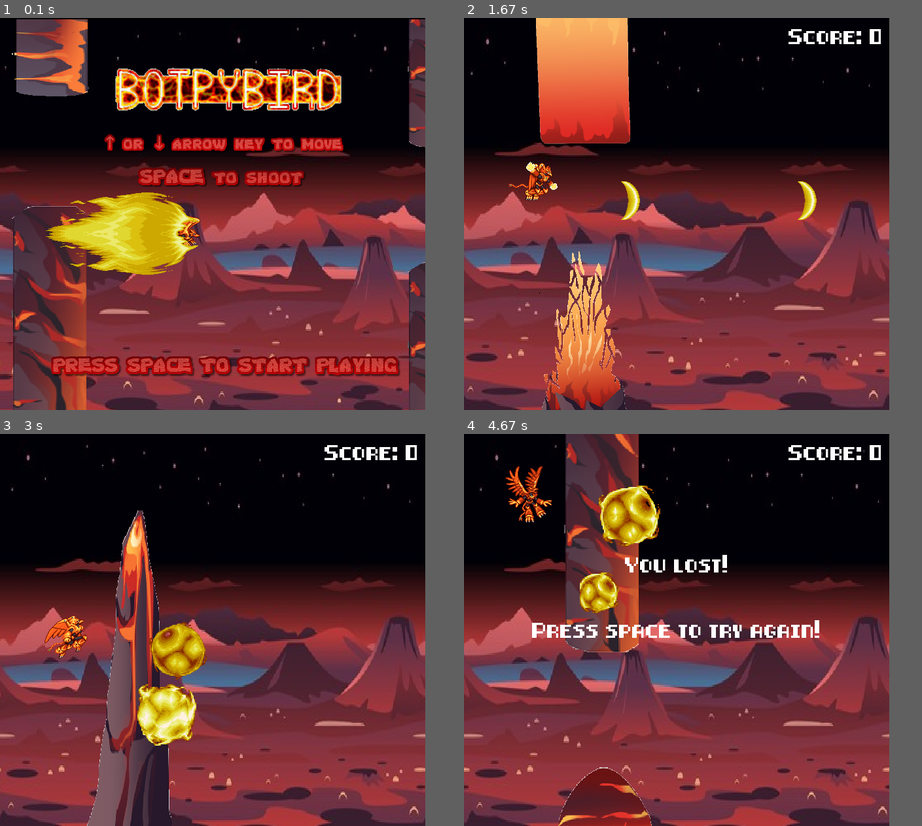
Above: before the commit, frames 1-4 (two rows, left to right).
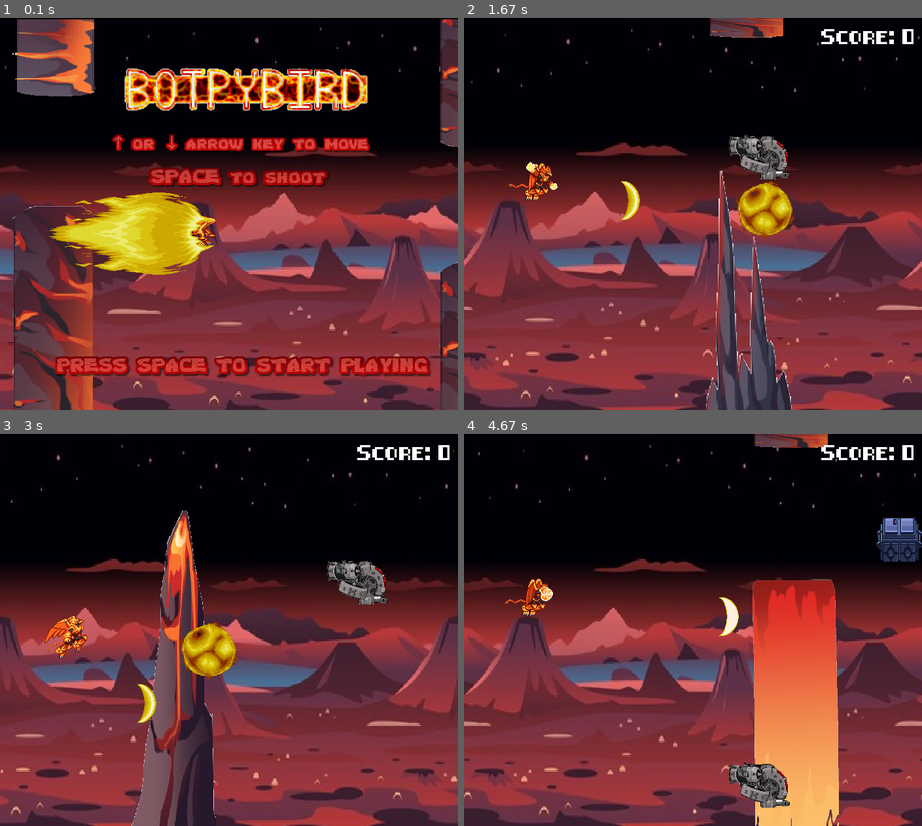
Above: after the commit, the same moments.

Repository: tuannm151/Botpybird---Pygame
Game: pygame game, started from botpybird.py
Same seed, same stepped clock (60 frames per second), same inputs: the game is played once before the commit and once after it.
Inputs:
- Up to frame 1 (0.1 s): no input
- Up to frame 2 (1.67 s): tap Enter at 0.33 s; hold Space 0.67-1.13 s; hold Up 0.67-1.13 s; hold Enter 1.17-1.63 s; tap Space at 1.23, 1.53 s
- Up to frame 3 (3 s): hold Up 1.67-2.13 s; tap Space at 1.73, 2.03, 2.57, 2.9 s; tap Enter at 2.17 s; hold Down 2.5-2.8 s; hold Up from 2.83 s (still down)
- Up to frame 4 (4.67 s): release Up at 3.2 s; tap Enter at 3.23 s; hold Down 3.57-3.93 s; tap Space at 3.63, 4.03, 4.37 s; hold Up 3.97-4.27 s; hold Enter from 4.3 s (still down)
In our replay, the window is 650x600 before the commit and 700x600 after it. These sizes can differ from the game's own. Grey fills any space a smaller window leaves; there, only what the larger window draws over its background counts as a difference.

The runs differ from the first frame. In frame 1, 33% of the frame differs, in the area x 2-100%, y 0-100%; in frame 2, 42%; in frame 3, 36%; in frame 4, 48%, in the area x 0-100%, y 0-100%.

Commit message:
Added enemy

Diff:
--- a/botpybird.py
+++ b/botpybird.py
@@ -3,6 +3,7 @@
 from modules.Player import Player
 from modules.Obstacle import Obstacle
 from modules.Projectile import Projectile
+from modules.Enemy import Enemy
 from modules.Item import Item
 from modules.bgm import *
 import pygame
@@ -14,7 +15,7 @@
 STAT_FONT = pygame.font.Font("8-bit-pusab.ttf", 20)
 
 
-def draw_window(win, player, bg_pos, obstacles, projectiles, items, score, gameover):
+def draw_window(win, player, bg_pos, obstacles, projectiles, items, enemy, score, gameover, gamewin):
     win.fill((0, 0, 0))
     win.blit(BG_IMG, (bg_pos, 0))
     win.blit(BG_IMG, (WIN_WIDTH+bg_pos, 0))
@@ -28,6 +29,9 @@
         item.move()
         item.render(win)
 
+    enemy.update(player.getY(), player.y)
+    enemy.render(win)
+
     text = STAT_FONT.render("Score: " + str(score), 1, (255, 255, 255))
     win.blit(text, (WIN_WIDTH - 10 - text.get_width(), 10))
 
@@ -37,7 +41,17 @@
         win.blit(text, text_rect)
 
         text = STAT_FONT.render(
-            "Press space to try again!", True, (255, 255, 255))
+            "Press enter to try again!", True, (255, 255, 255))
+        text_rect = text.get_rect(center=(WIN_WIDTH/2, WIN_HEIGHT/2))
+        win.blit(text, text_rect)
+
+    if(gamewin):
+        text = STAT_FONT.render("You win!", True, (255, 255, 255))
+        text_rect = text.get_rect(center=(WIN_WIDTH/2, WIN_HEIGHT/2-100))
+        win.blit(text, text_rect)
+
+        text = STAT_FONT.render(
+            "Press enter to play again!", True, (255, 255, 255))
         text_rect = text.get_rect(center=(WIN_WIDTH/2, WIN_HEIGHT/2))
         win.blit(text, text_rect)
 
@@ -56,6 +70,7 @@
     score = 0
     projectiles = []
     items = []
+    enemy = Enemy(1000)
     last_spawn = 0
     boost_time = 150
     boost_time_offset = 0
@@ -65,11 +80,11 @@
     while isRun:
         clock.tick(30)
         now = pygame.time.get_ticks()
-        if(now - last_spawn > 7000):
-            if(not player.isBoosted):
+        if(now - last_spawn > 4000):
+            if(not player.isBoosted and not player.isCrazy):
                 items.append(Item(800))
+
             last_spawn = now
-
         if(player.isBoosted):
             if(boost_time_offset < boost_time):
                 if(bg_vel < 25):
@@ -93,7 +108,12 @@
                     obj_vel = prev_vel
                     for obj in obstacles:
                         obj.set_vel(obj_vel)
-
+        if(player.isCrazy):
+            if(boost_time_offset < boost_time+200):
+                boost_time_offset += 1
+            else:
+                boost_time_offset = 0
+                player.isCrazy = False
         for event in pygame.event.get():
             if event.type == pygame.QUIT:
                 isRun = False
@@ -124,10 +144,13 @@
         add_obstacle = False
         for obstacle in obstacles:
             if(obstacle.collide(player)):
-                if(not player.isBoosted):
+                if(not player.isBoosted and not player.isCrazy):
                     player.isLost = True
             for projectile in projectiles:
                 if(obstacle.collide(projectile) and not obstacle.passed):
+                    if(player.isCrazy):
+                        obstacle.isDestroyed = True
+                        explodeSound.play()
                     toExplodePj.append(projectile)
 
             if(obstacle.x + obstacle.OBtop.get_width() < 0):
@@ -156,8 +179,11 @@
                 continue
             if(item.isItem and item.collide(player)):
                 itemSound.play()
-                player.isBoosted = True
-                rocketSound.play()
+                if(item.isStar):
+                    player.isCrazy = True
+                else:
+                    player.isBoosted = True
+                    rocketSound.play()
                 items.remove(item)
 
         #--------- Projectiles handle ---------#
@@ -169,14 +195,18 @@
 
             for item in items:
                 if(item.collide(projectile)):
-                    explodeSound.play()
+                    # explodeSound.play()
                     item.update()
                     toExplodePj.append(projectile)
+            if(enemy.collide(projectile)):
+                explodeSound.play()
+                enemy.isDamaged = True
+                toExplodePj.append(projectile)
 
         for projectile in toExplodePj:
             projectile.isExploding = True
             if(not projectile.hasExploded):
-                explodeSound.play()
+                # explodeSound.play()
                 projectile.hasExploded = True
             if(projectile.explodingTick > EXPLODING_TIME):
                 toExplodePj.remove(projectile)
@@ -193,8 +223,12 @@
         if(player.isLost):
             lostSound.play()
             isRun = False
+        if(enemy.isDead):
+            player.isWin = True
+            isRun = False
         draw_window(win, player, bg_pos, obstacles,
-                    projectiles, items, score, player.isLost)
+                    projectiles, items, enemy, score, player.isLost, player.isWin)
+        enemy.isDamaged = False
 
 
 def main_menu():
@@ -213,7 +247,7 @@
                 pygame.quit()
                 quit()
             if event.type == pygame.KEYDOWN:
-                if event.key == pygame.K_SPACE and not isPlaying:
+                if event.key == pygame.K_RETURN and not isPlaying:
                     isPlaying = True
                     main(win)
                     isPlaying = False
--- a/constants.py
+++ b/constants.py
@@ -1,5 +1,5 @@
 # window height and width
-WIN_WIDTH = 650
+WIN_WIDTH = 700
 WIN_HEIGHT = 600
 
 # define how fast obstacles and background move
@@ -10,3 +10,5 @@
 
 PROJECTILE_VEL = 30
 EXPLODING_TIME = 16
+
+OBSTACLE_GAP = 100
--- /dev/null
+++ b/modules/Enemy.py
@@ -0,0 +1,77 @@
+from constants import ITEMS_DROP_VEL, OBJ_SPEED, WIN_WIDTH, WIN_HEIGHT
+from sprites import CRATE_IMG, RUNE_IMG, STAR_IMG, ENEMY, ENEMYDAMAGED, ENEMYEXPLODE
+import pygame
+import random
+
+
+class Enemy:
+    def __init__(self, x):
+        self.x = x
+        self.vel = 50
+        self.y = random.randrange(50, 200)
+        self.isItem = False
+        self.image = ENEMY
+        self.delay = 100
+        self.health = 30
+        self.tickDelay = 0
+        self.canShoot = False
+        self.isDamaged = False
+        self.isDead = False
+        self.mask = pygame.mask.from_surface(self.image)
+        self.rect = self.image.get_rect(topleft=(self.x, self.y))
+        # self.color = (random.randint(0, 255), random.randint(
+        #     0, 255), random.randint(0, 255))
+
+    def update(self, playerY, playerX):
+        if(self.isDamaged):
+            self.image = ENEMYDAMAGED
+            self.health -= 1
+            if(self.health < 0):
+                self.image = ENEMYEXPLODE
+                self.isDead = True
+        else:
+            self.image = ENEMY
+
+        if(self.x - playerX > WIN_WIDTH - 250):
+            self.x -= self.vel
+        else:
+            self.x = playerX + 150
+
+        if self.tickDelay < 100 and self.tickDelay % 10 == 0 and abs(self.y - playerY) < 200:
+            moveDirection = bool(random.getrandbits(1))
+            if moveDirection:
+                self.moveDown()
+            else:
+                self.moveUp()
+            self.canShoot = False
+            if(self.tickDelay > 42 and self.tickDelay < 48):
+                self.canShoot = True
+
+            if(self.y < 100 or self.y >= WIN_HEIGHT-100):
+                self.y = random.randrange(300, WIN_HEIGHT)
+
+        self.tickDelay += 1
+        if(self.tickDelay > self.delay*1.3):
+            self.tickDelay = 0
+        self.mask = pygame.mask.from_surface(self.image)
+        self.rect = self.image.get_rect(topleft=(self.x, self.y))
+
+    def moveUp(self):
+        self.y = self.y - self.vel
+
+    def moveDown(self):
+        self.y = self.y + self.vel
+
+    def render(self, win):
+        win.blit(self.image, (self.x, self.y))
+        # pygame.draw.rect(win, self.color, (self.rect.x,
+        #                                    self.rect.y, self.rect.width, self.rect.height), 2)
+
+    def collide(self, obj):
+        obj_mask = obj.get_mask()
+        mask = pygame.mask.from_surface(self.image)
+        offset = (self.rect[0] - obj.rect[0], self.rect[1] - obj.rect[1])
+        return mask.overlap(obj_mask, offset)
+
+    def get_mask(self):
+        return pygame.mask.from_surface(self.image)
--- a/modules/Item.py
+++ b/modules/Item.py
@@ -1,5 +1,5 @@
 from constants import ITEMS_DROP_VEL, OBJ_SPEED
-from sprites import CRATE_IMG, RUNE_IMG
+from sprites import CRATE_IMG, RUNE_IMG, STAR_IMG
 import pygame
 import random
 
@@ -8,25 +8,27 @@
     def __init__(self, x):
         self.x = x
         self.vel = ITEMS_DROP_VEL
-        self.top = random.randrange(50, 200)
-        self.y = self.top
+        self.y = random.randrange(50, 200)
         self.isItem = False
         self.isColliding = False
-        self.image = pygame.transform.scale(CRATE_IMG, (50, 50))
+        self.isStar = bool(random.getrandbits(1))
+        self.image = pygame.transform.scale(CRATE_IMG, (70, 70))
         self.mask = pygame.mask.from_surface(self.image)
-        self.rect = self.image.get_rect(center=(self.x, self.y))
+        self.rect = self.image.get_rect(topleft=(self.x, self.y))
 
     def move(self):
         if not self.isItem:
             self.y += self.vel
         self.x -= OBJ_SPEED
-        self.rect = self.image.get_rect(center=(self.x, self.y))
+        self.rect = self.image.get_rect(topleft=(self.x, self.y))
 
     def update(self):
         self.isItem = True
-        self.image = pygame.transform.scale(RUNE_IMG, (50, 50))
-        if(self.isColliding):
-            pass
+        if(not self.isStar):
+            self.image = pygame.transform.scale(RUNE_IMG, (70, 70))
+        else:
+            self.image = pygame.transform.scale(STAR_IMG, (70, 70))
+        self.mask = pygame.mask.from_surface(self.image)
 
     def render(self, win):
         win.blit(self.image, (self.x, self.y))
--- a/modules/Obstacle.py
+++ b/modules/Obstacle.py
@@ -1,11 +1,11 @@
 import pygame
 import random
 from sprites import OB_BOTTOM, OB_TOP, OB_TERRAIN
-from constants import OBJ_SPEED, WIN_HEIGHT
+from constants import OBJ_SPEED, WIN_HEIGHT, OBSTACLE_GAP
 
 
 class Obstacle():
-    GAP = 80
+    GAP = OBSTACLE_GAP
     VEL = OBJ_SPEED
 
     def __init__(self, x):
@@ -23,6 +23,7 @@
         # determine if player has passed the obstacle
         self.passed = False
         self.set_height()
+        self.isDestroyed = False
 
     def set_height(self):
         self.top = -40
@@ -45,10 +46,15 @@
 
         top_offset = (self.x - player.x, self.top - round(player.y))
         bottom_offset = (self.x - player.x, self.bottom -
-                         round(player.y) + self.GAP-40)
+                         round(player.y) + self.GAP-50)
 
         b_point = player_mask.overlap(bottom_mask, bottom_offset)
         t_point = player_mask.overlap(top_mask, top_offset)
+        transparent = (0, 0, 0, 0)
+        if(t_point and self.isDestroyed):
+            self.OBtop.fill(transparent)
+        if(b_point and self.isDestroyed):
+            self.OBbot.fill(transparent)
 
         if(t_point or b_point):
             return True
--- a/modules/Player.py
+++ b/modules/Player.py
@@ -1,5 +1,5 @@
 import pygame
-from sprites import IDLE_IMGS, UP_IMGS, SHOOT_IMGS, BOOST_IMGS, DEAD_IMG
+from sprites import IDLE_IMGS, UP_IMGS, SHOOT_IMGS, BOOST_IMGS, DEAD_IMG, CRAZY_IMGS
 from constants import OBJ_SPEED, WIN_WIDTH, WIN_HEIGHT, SCENE_SPEED, PLAYER_VEL
 
 
@@ -26,7 +26,9 @@
         self.rect = self.image.get_rect()
         self.rect.center = (x, y)
         self.isBoosted = False
+        self.isCrazy = False
         self.isLost = False
+        self.isWin = False
 
     def update(self):
         if(self.isLost):
@@ -34,10 +36,13 @@
             return
         if(self.up_pressed and not self.down_pressed):
             self.moveUp()
-        if(not self.up_pressed and not self.isShooting and not self.isBoosted):
+        if(not self.up_pressed and not self.isShooting and not self.isBoosted and not self.isCrazy):
             self.sprites = IDLE_IMGS
         if(not self.up_pressed and self.down_pressed):
             self.moveDown()
+
+        if(self.isCrazy):
+            self.sprites = CRAZY_IMGS
 
         if(self.isBoosted):
             self.sprites = BOOST_IMGS
@@ -91,3 +96,6 @@
 
     def set_vel(self, vel):
         self.vel = vel
+
+    def getY(self):
+        return self.y
--- a/modules/Projectile.py
+++ b/modules/Projectile.py
@@ -1,6 +1,7 @@
 import pygame
 from constants import PROJECTILE_VEL, OBJ_SPEED
 from sprites import PJ_IMGS, EXPLODED_IMGS
+import random
 
 
 class Projectile:
@@ -18,13 +19,22 @@
         self.explodingTick = 0
         self.mask = pygame.mask.from_surface(self.image)
         self.rect = self.image.get_rect(topleft=(self.x, self.y))
+        self.isEnemy = False
         self.hasExploded = False
+        # self.color = (random.randint(0, 255), random.randint(
+        #     0, 255), random.randint(0, 255))
 
     def move(self):
-        if not self.isExploding:
-            self.x += self.vel
+        if(not self.isEnemy):
+            if not self.isExploding:
+                self.x += self.vel
+            else:
+                self.x -= OBJ_SPEED
         else:
-            self.x -= OBJ_SPEED
+            if not self.isExploding:
+                self.x -= self.vel
+            else:
+                self.x += OBJ_SPEED
         self.rect = self.image.get_rect(topleft=(self.x, self.y))
 
     def update(self):
@@ -40,6 +50,8 @@
 
     def render(self, win):
         win.blit(self.image, (self.x, self.y))
+        # pygame.draw.rect(win, self.color, (self.rect.x,
+        #                                    self.rect.y, self.rect.width, self.rect.height), 2)
 
     def get_mask(self):
         return self.mask
--- a/modules/bgm.py
+++ b/modules/bgm.py
@@ -1,6 +1,6 @@
 import pygame
 pygame.mixer.init()
-pygame.mixer.pre_init(44100, 16, 2, 4096)
+# pygame.mixer.pre_init(44100, 16, 2, 4096)
 explodeSound = pygame.mixer.Sound("bgm/explode.wav")
 itemSound = pygame.mixer.Sound("bgm/item.wav")
 lostSound = pygame.mixer.Sound("bgm/lost.wav")
--- a/sprites.py
+++ b/sprites.py
@@ -24,6 +24,12 @@
     image = pygame.image.load(os.path.join(
         'sprites', 'boost'+str(picIndex+1)+'.png'))
     BOOST_IMGS.append(image)
+
+CRAZY_IMGS = []
+for picIndex in range(2):
+    image = pygame.image.load(os.path.join(
+        'sprites', 'crazy'+str(picIndex+1)+'.png'))
+    CRAZY_IMGS.append(image)
 
 DEAD_IMG = pygame.image.load(os.path.join(
     'sprites', 'dead.png'))
@@ -54,9 +60,10 @@
 #--------------- Item sprites -------------------#
 CRATE_IMG = pygame.image.load(os.path.join('items', 'crate.png'))
 RUNE_IMG = pygame.image.load(os.path.join('items', 'rune.png'))
+STAR_IMG = pygame.image.load(os.path.join('items', 'star.jpg'))
 #------------------------------------------------#
 
-# ------ projectile animation sprites----------
+# ------ projectile animation sprites----------#
 PJ_IMGS = []
 for picIndex in range(5):
     image = pygame.image.load(os.path.join(
@@ -71,3 +78,10 @@
 # ------------------------------------ #
 MENU_IMG = pygame.image.load(os.path.join(
     'sprites', 'mainmenu.png'))
+#--------------------------------------------#
+ENEMY = pygame.transform.scale(pygame.image.load(os.path.join(
+    'sprites', 'enemy.png')), (100, 75))
+ENEMYDAMAGED = pygame.transform.scale(pygame.image.load(os.path.join(
+    'sprites', 'enemydamaged.png')), (100, 75))
+ENEMYEXPLODE = pygame.transform.scale(pygame.image.load(os.path.join(
+    'sprites', 'explode1.png')), (100, 75))
Binary file added: items/star.jpg
Binary file removed: sprites/4.png
Binary file added: sprites/crazy1.png
Renamed: sprites/8.png -> sprites/crazy2.png
Binary file added: sprites/enemy.png
Binary file added: sprites/enemydamaged.png
